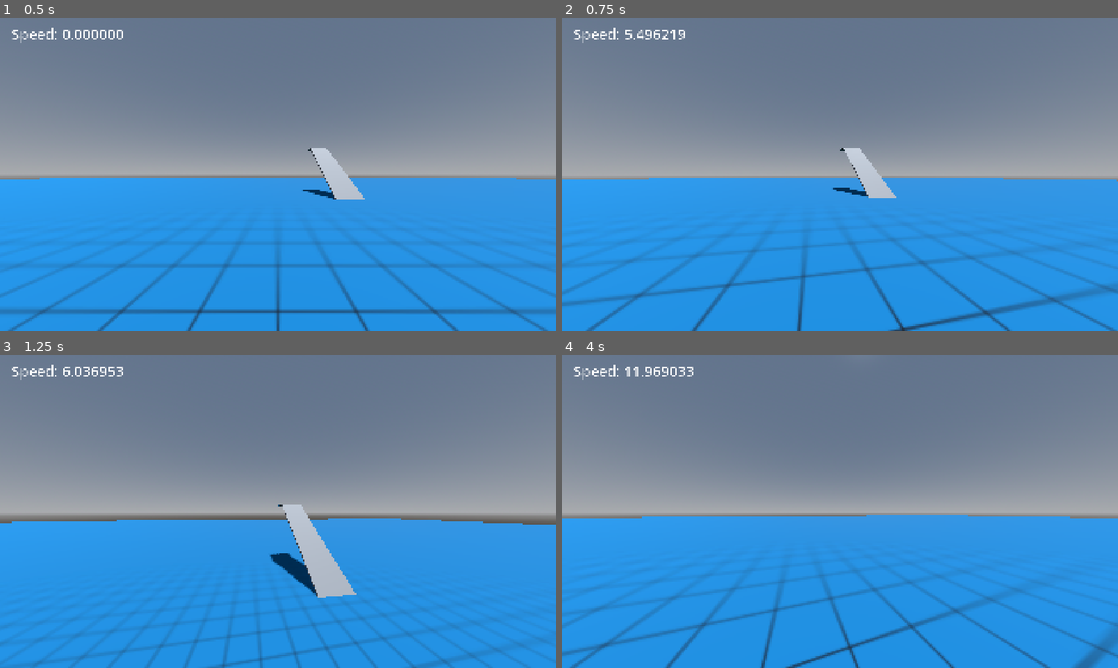
Above: before the commit, frames 1-4 (two rows, left to right).
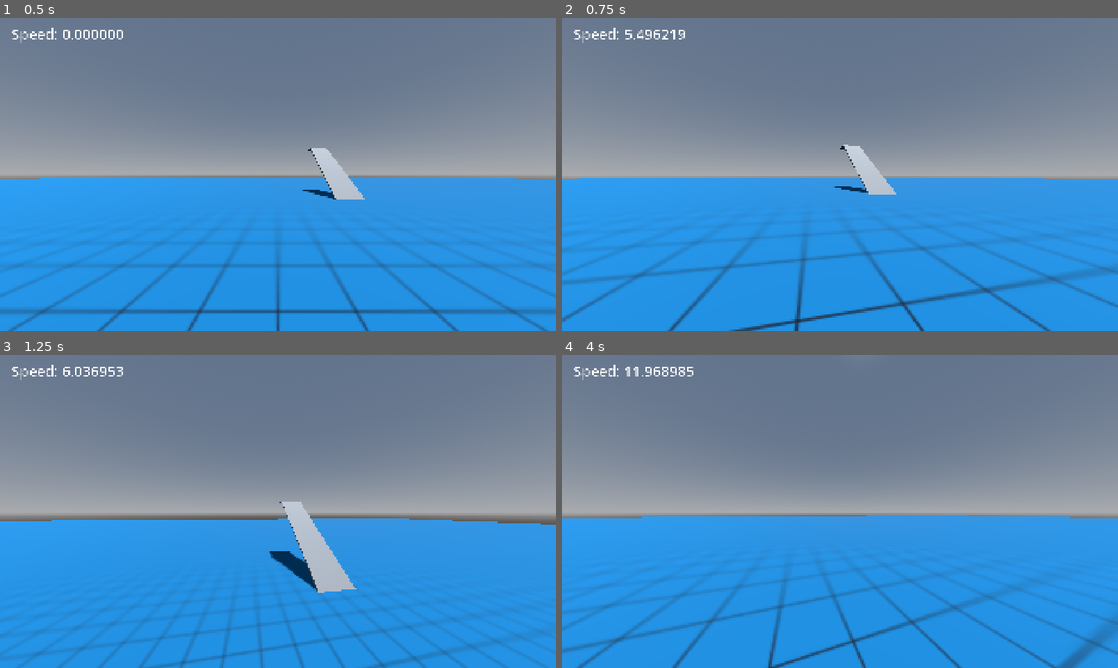
Above: after the commit, the same moments.

Repository: BilgiPasa/3d-first-person-movement-3
Game: Godot game, scene res://Scenes/main_scene.tscn
Same seed, same stepped clock (60 frames per second), same inputs: the game is played once before the commit and once after it.
Inputs (mouse positions are in pixels of both pictures, inside the frame that each line leads up to):
- Up to frame 1 (0.5 s): no input
- Up to frame 2 (0.75 s): tap Enter at 0.5 s; move the mouse to (867, 174) at 0.52 s; hold W (move_forward) from 0.53 s (still down); hold Shift (crouch) from 0.53 s (still down)
- Up to frame 3 (1.25 s): keep holding W (move_forward); keep holding Shift (crouch); tap Space (jump) at 0.77, 0.8, 1.07 s
- Up to frame 4 (4 s): keep holding W (move_forward); move the mouse to (812, 511) at 1.27 s; release Shift (crouch) at 1.28 s; tap Space (jump) at 1.35, 1.52, 1.82, 2.3, 3.02, 3.32, 3.77, 3.8 s; tap Shift (crouch) at 1.55, 2.85 s; move the mouse to (851, 505) at 2.02 s; hold C (camera_zoom) 2.03-2.78 s; move the mouse to (834, 517) at 2.77 s; move the mouse to (878, 514) at 3.52 s; hold R (run) from 3.53 s (still down)

Frame 1 is identical in both runs. In frame 2, 7.1% of the frame differs, in the area x 0-100%, y 40-100%; in frame 3, 3.9%; in frame 4, 4.5%.

Commit message:
Fix crouch system

Diff:
--- a/Scenes/player_and_camera.tscn
+++ b/Scenes/player_and_camera.tscn
@@ -3,16 +3,6 @@
 [ext_resource type="PhysicsMaterial" uid="uid://bv186x3q7y5ti" path="res://Materials/no_friction_and_bounciness.tres" id="1_a5f1f"]
 [ext_resource type="Script" uid="uid://bxdo3v2a7lhhm" path="res://Scripts/player_and_camera.gd" id="1_vu1q0"]
 [ext_resource type="Script" uid="uid://d0b3n25jqa5ep" path="res://Scripts/player.gd" id="3_t5fc0"]
-
-[sub_resource type="CapsuleMesh" id="CapsuleMesh_vu1q0"]
-
-[sub_resource type="CapsuleShape3D" id="CapsuleShape3D_t5fc0"]
-
-[sub_resource type="SphereShape3D" id="SphereShape3D_y4qkf"]
-
-[sub_resource type="BoxShape3D" id="BoxShape3D_2b1b8"]
-
-[sub_resource type="SphereShape3D" id="SphereShape3D_vu1q0"]
 
 [sub_resource type="CapsuleMesh" id="CapsuleMesh_wkhpl"]
 
@@ -33,23 +23,21 @@
 camera_holder = NodePath("CameraHolder")
 camera_position = NodePath("Player/CameraPosition")
 
-[node name="Player" type="RigidBody3D" parent="." unique_id=1419588242 node_paths=PackedStringArray("camera_position", "slope_ray_cast", "can_jump_timer", "jumping_timer", "grounded_area", "bump_area", "dont_uncrouch_area")]
+[node name="Player" type="RigidBody3D" parent="." unique_id=1419588242 node_paths=PackedStringArray("player_capsule_mesh_inst", "player_capsule_coll_sh", "camera_position", "slope_ray_cast", "can_jump_timer", "jumping_timer", "grounded_area", "bump_area", "bump_area_box_coll_sh", "dont_uncrouch_area")]
 collision_layer = 2
 mass = 75.0
 physics_material_override = ExtResource("1_a5f1f")
 script = ExtResource("3_t5fc0")
-player_capsule_mesh = SubResource("CapsuleMesh_vu1q0")
-player_capsule_shape = SubResource("CapsuleShape3D_t5fc0")
+player_capsule_mesh_inst = NodePath("MeshInstance3D")
+player_capsule_coll_sh = NodePath("CollisionShape3D")
 camera_position = NodePath("CameraPosition")
 slope_ray_cast = NodePath("SlopeRayCast")
 can_jump_timer = NodePath("CanJumpTimer")
 jumping_timer = NodePath("JumpingTimer")
 grounded_area = NodePath("GroundedArea")
-grounded_area_sphere_shape = SubResource("SphereShape3D_y4qkf")
 bump_area = NodePath("BumpArea")
-bump_area_box_shape = SubResource("BoxShape3D_2b1b8")
+bump_area_box_coll_sh = NodePath("BumpArea/CollisionShape3D")
 dont_uncrouch_area = NodePath("DontUncrouchArea")
-dont_uncrouch_area_sp_sh = SubResource("SphereShape3D_vu1q0")
 
 [node name="MeshInstance3D" type="MeshInstance3D" parent="Player" unique_id=1960179756]
 layers = 2
--- a/Scripts/player.gd
+++ b/Scripts/player.gd
@@ -62,34 +62,29 @@
 var touching: bool
 
 # Ground Detection
-const GROUNDED_AREA_SPHERE_RADIUS: float = 0.3
 var grounded: bool
 
 # Bump Detection
-const BUMP_AREA_BOX_SIZE: Vector3 = Vector3(0.6, 1.2, 0.1)
 var bumping: bool
 
 # Player Rotation
 var y_rot_deg: float # This variable is assigned by the player_and_camera script
 
 # Player Sizes
-const PLAYER_HEIGHT: float = 2.0
-const CROUCH_HEIGHT: float = 1.5
-const PLAYER_RADIUS: float = 0.5
+const PLAYER_HEIGHT: float = 2.0 # Don't make it smaller than 0.9
+const CROUCH_HEIGHT: float = 1.5 # Don't make it smaller than 0.9
 
 # @export Variables
-@export var player_capsule_mesh: CapsuleMesh
-@export var player_capsule_shape: CapsuleShape3D
+@export var player_capsule_mesh_inst: MeshInstance3D # Height must be 2 in the editor
+@export var player_capsule_coll_sh: CollisionShape3D
 @export var camera_position: Node3D
 @export var slope_ray_cast: RayCast3D
 @export var can_jump_timer: Timer
 @export var jumping_timer: Timer
 @export var grounded_area: Area3D
-@export var grounded_area_sphere_shape: SphereShape3D
 @export var bump_area: Area3D
-@export var bump_area_box_shape: BoxShape3D
+@export var bump_area_box_coll_sh: CollisionShape3D
 @export var dont_uncrouch_area: Area3D
-@export var dont_uncrouch_area_sp_sh: SphereShape3D # dont uncrouch area sphere shape
 
 func _ready() -> void:
 	mass = 75
@@ -98,21 +93,15 @@
 	continuous_cd = true
 	contact_monitor = true
 	max_contacts_reported = 8
-	player_capsule_mesh.height = PLAYER_HEIGHT
-	player_capsule_mesh.radius = PLAYER_RADIUS
-	player_capsule_shape.height = PLAYER_HEIGHT
-	player_capsule_shape.radius = PLAYER_RADIUS
+	player_capsule_mesh_inst.scale.y = PLAYER_HEIGHT / 2
+	player_capsule_coll_sh.shape.height = PLAYER_HEIGHT
 	camera_position.position = Vector3(0, (PLAYER_HEIGHT / 2) - 0.25, 0)
 	slope_ray_cast.position = Vector3(0, -PLAYER_HEIGHT / 2, 0)
-	slope_ray_cast.target_position = Vector3(0, -GROUNDED_AREA_SPHERE_RADIUS * 2, 0)
 	can_jump_timer.wait_time = CAN_JUMP_TIMER_SECONDS
 	jumping_timer.wait_time = JUMPING_TIMER_SECONDS
 	grounded_area.position = Vector3(0, -PLAYER_HEIGHT / 2, 0)
-	grounded_area_sphere_shape.radius = GROUNDED_AREA_SPHERE_RADIUS
-	bump_area.position = Vector3(0, 0, -(PLAYER_RADIUS + BUMP_AREA_BOX_SIZE.z / 2))
-	bump_area_box_shape.size = BUMP_AREA_BOX_SIZE
+	bump_area_box_coll_sh.shape.size.y = PLAYER_HEIGHT - 0.8
 	dont_uncrouch_area.position = Vector3(0, (PLAYER_HEIGHT / 4) - 0.025, 0)
-	dont_uncrouch_area_sp_sh.radius = PLAYER_RADIUS
 
 # * Get inputs
 func _process(_delta: float) -> void:
@@ -172,23 +161,30 @@
 		return
 
 	if crouch_input && !crouching:
-		player_capsule_mesh.height = CROUCH_HEIGHT
-		player_capsule_shape.height = CROUCH_HEIGHT
+		player_capsule_mesh_inst.scale.y = CROUCH_HEIGHT / 2
+		player_capsule_coll_sh.shape.height = CROUCH_HEIGHT
 		camera_position.position = Vector3(0, (CROUCH_HEIGHT / 2) - 0.25, 0)
 		slope_ray_cast.position = Vector3(0, -CROUCH_HEIGHT / 2, 0)
 		grounded_area.position = Vector3(0, -CROUCH_HEIGHT / 2, 0)
-		bump_area_box_shape.size.y *= CROUCH_HEIGHT / PLAYER_HEIGHT
+		bump_area_box_coll_sh.shape.size.y = CROUCH_HEIGHT - 0.8
+
+		if grounded:
+			position.y -= (PLAYER_HEIGHT / 2) - (CROUCH_HEIGHT / 2)
+
 		crouching = true
 	elif crouching:
 		dont_uncrouch = dont_uncrouch_area.has_overlapping_bodies()
 
 		if !crouch_input && !dont_uncrouch:
-			player_capsule_mesh.height = PLAYER_HEIGHT
-			player_capsule_shape.height = PLAYER_HEIGHT
+			if grounded:
+				position.y += (PLAYER_HEIGHT / 2) - (CROUCH_HEIGHT / 2)
+
+			player_capsule_mesh_inst.scale.y = PLAYER_HEIGHT / 2
+			player_capsule_coll_sh.shape.height = PLAYER_HEIGHT
 			camera_position.position = Vector3(0, (PLAYER_HEIGHT / 2) - 0.25, 0)
 			slope_ray_cast.position = Vector3(0, -PLAYER_HEIGHT / 2, 0)
 			grounded_area.position = Vector3(0, -PLAYER_HEIGHT / 2, 0)
-			bump_area_box_shape.size.y *= PLAYER_HEIGHT / CROUCH_HEIGHT
+			bump_area_box_coll_sh.shape.size.y = PLAYER_HEIGHT - 0.8
 			crouching = false
 
 func handle_linear_damp() -> void:
